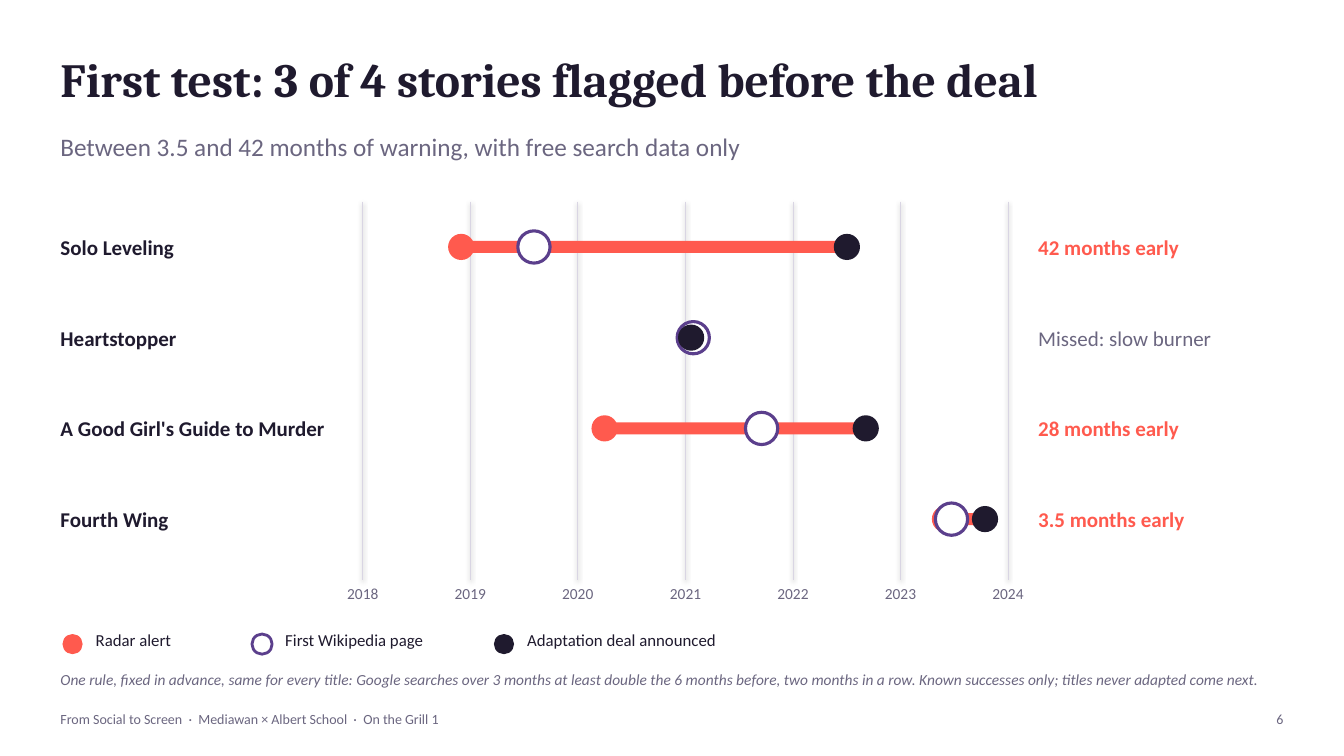
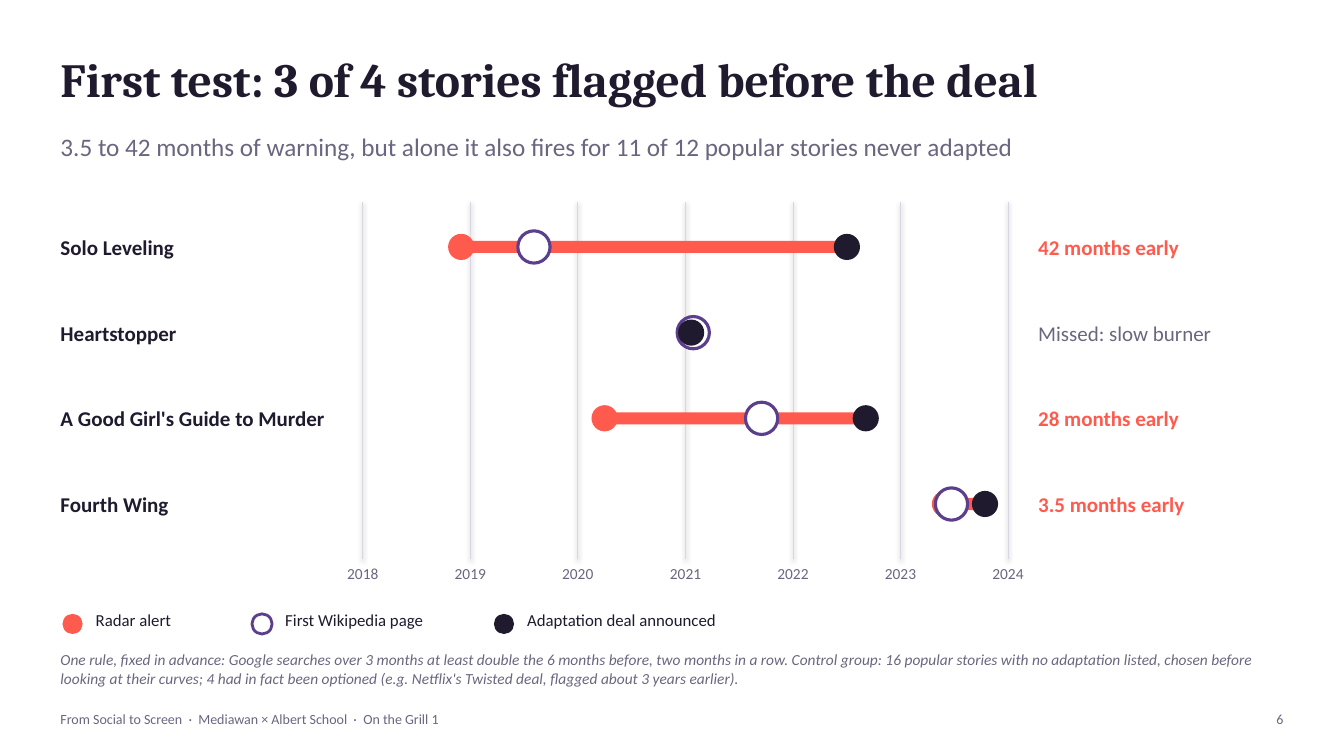
Before and after one commit to glejeune30/mediawan-social-to-screen, a slide deck: slide 6 of presentation/OTG1_deck.pptx. Drawn at 1344x756 pixels with LibreOffice and Linux fonts; fonts in the diff are those of the drawing. Boxes give left, top, right and bottom in pixels: in the first picture for what was removed or moved away, otherwise in the second. Text is boxed around its words. In the diff, an @@ line names an element or a change of style, - is before the commit and + after.

```diff
--- a/presentation/OTG1_deck.pptx
+++ b/presentation/OTG1_deck.pptx
@@ text at [60,138,1011,161]: text changed @@
-Between 3.5 and 42 months of warning, with free search data only
+3.5 to 42 months of warning, but alone it also fires for 11 of 12 popular stories never adapted
@@ line moved from (363, 202) - (363, 580) to (363, 202) - (363, 560) @@
@@ line moved from (471, 202) - (471, 580) to (471, 202) - (471, 560) @@
@@ line moved from (578, 202) - (578, 580) to (578, 202) - (578, 560) @@
@@ line moved from (686, 202) - (686, 580) to (686, 202) - (686, 560) @@
@@ line moved from (793, 202) - (793, 580) to (793, 202) - (793, 560) @@
@@ line moved from (900, 202) - (900, 580) to (900, 202) - (900, 560) @@
@@ line moved from (1008, 202) - (1008, 580) to (1008, 202) - (1008, 560) @@
@@ 2 texts, 2 ellipses: place and size @@
-2 texts, 2 ellipses at [60,322,1211,354]
+2 texts, 2 ellipses at [60,317,1211,349]
@@ 3 ellipses, 2 texts, 1 rectangle: place and size @@
-3 ellipses, 2 texts, 1 rectangle at [60,412,1178,445]
+3 ellipses, 2 texts, 1 rectangle at [60,402,1178,435]
@@ 3 ellipses, 2 texts, 1 rectangle: place and size @@
-3 ellipses, 2 texts, 1 rectangle at [60,503,1184,535]
+3 ellipses, 2 texts, 1 rectangle at [60,488,1184,520]
@@ 10 texts, 3 ellipses: place and size @@
-10 texts, 3 ellipses at [63,588,1023,654]
+10 texts, 3 ellipses at [63,568,1023,634]
@@ text at [60,654,1251,687]: text changed @@
-One rule, fixed in advance, same for every title: Google searches over 3 months at least double the 6 months before, two months in a row. Known successes only; titles never adapted come next.
+One rule, fixed in advance: Google searches over 3 months at least double the 6 months before, two months in a row. Control group: 16 popular stories with no adaptation listed, chosen before looking at their curves; 4 had in fact been optioned (e.g. Netflix's Twisted deal, flagged about 3 years earlier).
```
Also in this commit, not shown: 1 other slide changed, 16 other files.
